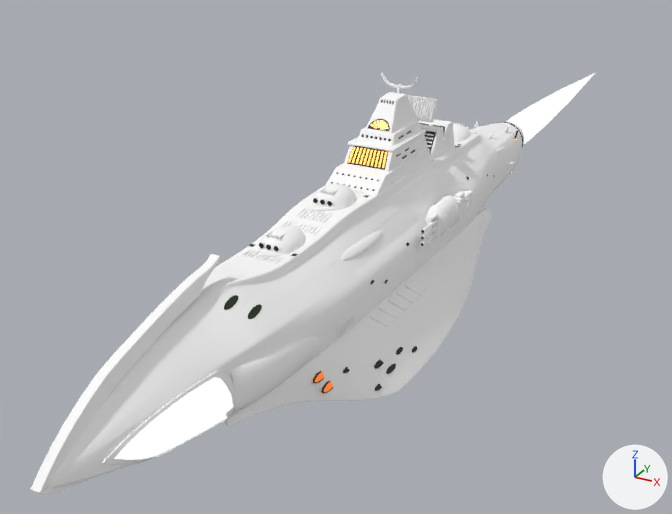
The glTF model toybox/models/destria.glb as it was, and as the next commit left it.
The view is the same before and after, from a camera (50 mm lens) standing at (11.6, -23.1, 10.8) and looking at (-2.9, 3.2, -2.3). Lighting does not change. The marker at lower right points along +X, +Y and +Z. The older version comes first. Where no turn or scale is listed for an object, it has been applied to the vertices.
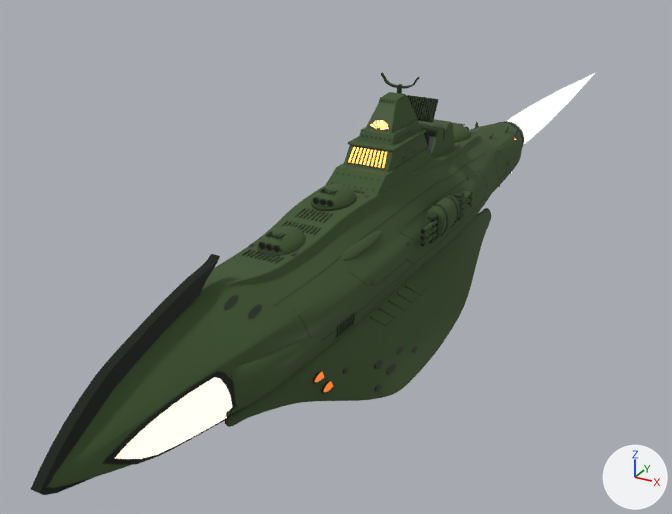
Changed parts and their boxes [x1, y1, x2, y2] in the pictures (672 x 514 px):
'HullMain', recoloured (white to dark green)
    both: [46, 123, 522, 488]
'Fin_P', recoloured (white to dark green)
    both: [225, 208, 491, 427]
'BowBlade', recoloured
    both: [31, 254, 220, 495]
'Cowl_P', recoloured (white to dark green)
    both: [231, 337, 321, 412]
'BridgeTierA', recoloured (white to dark green)
    both: [325, 148, 433, 195]
'EyeFrame_P', recoloured
    both: [102, 371, 237, 464]
'BridgeHead', recoloured (white to dark green)
    both: [365, 95, 417, 134]
'T1_Dome', recoloured (white to dark green)
    both: [258, 226, 306, 254]
'BridgeTierB', recoloured (white to dark green)
    both: [344, 134, 428, 172]
'Launcher', recoloured (white to dark green)
    both: [419, 119, 455, 159]
'BridgeTierC', recoloured (white to dark green)
    both: [358, 120, 421, 146]
'T2_Dome', recoloured (white to dark green)
    both: [312, 184, 355, 208]
'Rack', recoloured (white to dark green)
    both: [407, 95, 438, 122]
'CannonBody_P', recoloured (white to dark green)
    both: [425, 195, 460, 235]
'DeckGrilles', recoloured
    both: [242, 132, 476, 263]
'Blister_P', recoloured (white to dark green)
    both: [341, 231, 382, 261]
'BridgeLipB', recoloured (white to dark green)
    both: [348, 130, 426, 152]
'CannonBarrels_P', recoloured
    both: [422, 192, 471, 245]
'SideGrooves', recoloured
    both: [293, 152, 512, 341]
'CannonCradle_P', recoloured (darker)
    both: [427, 192, 465, 244]
'DeckSeams', recoloured
    both: [273, 153, 485, 307]
'BridgeVisor', recoloured (white to dark green)
    both: [378, 92, 407, 108]
'FinChevrons', recoloured
    both: [370, 285, 427, 327]
'T3_Dome', recoloured (white to dark green)
    both: [453, 124, 470, 141]
'SideVents', recoloured (darker)
    both: [336, 313, 355, 338]
'Antennas', recoloured
    both: [381, 72, 419, 121]
'CannonBands_P', recoloured
    both: [430, 196, 459, 236]
'T2_Ring', recoloured
    both: [311, 195, 356, 211]
'NozzleCollar', recoloured
    both: [501, 121, 524, 145]
'T1_Ring', recoloured
    both: [257, 246, 300, 256]
'CannonMuzzles_P', recoloured
    both: [420, 191, 473, 247]
'Spikes', recoloured
    both: [475, 122, 515, 187]
'T1_Lips', recoloured
    both: [258, 241, 280, 252]
'T1_Ribs', recoloured
    both: [266, 231, 285, 239]
'T2_Lips', recoloured
    both: [313, 197, 333, 207]
'T2_Ribs', recoloured
    both: [319, 188, 337, 194]
'CannonTail_P', recoloured
    both: [464, 191, 474, 204]
'T3_Ribs', recoloured
    both: [453, 122, 465, 126]

What changed in the scene script:
```text
Change mat_hulldark:
    mat_hulldark.base_color: (1.0, 1.0, 1.0) -> (0.0232, 0.0423, 0.016)  # white #ffffff -> dark green #2a3a22
Change mat_hullb:
    mat_hullb.base_color: (1.0, 1.0, 1.0) -> (0.0497, 0.0931, 0.0296)  # white #ffffff -> dark green #3f5630
Change mat_blade:
    mat_blade.base_color: (1.0, 1.0, 1.0) -> (0.00561, 0.0103, 0.00439)  # white #ffffff -> black #111a0e
Change mat_fin:
    mat_fin.base_color: (1.0, 1.0, 1.0) -> (0.0467, 0.0865, 0.0273)  # white #ffffff -> dark green #3d532e
Change mat_hull:
    mat_hull.base_color: (1.0, 1.0, 1.0) -> (0.0497, 0.0931, 0.0296)  # white #ffffff -> dark green #3f5630
```
